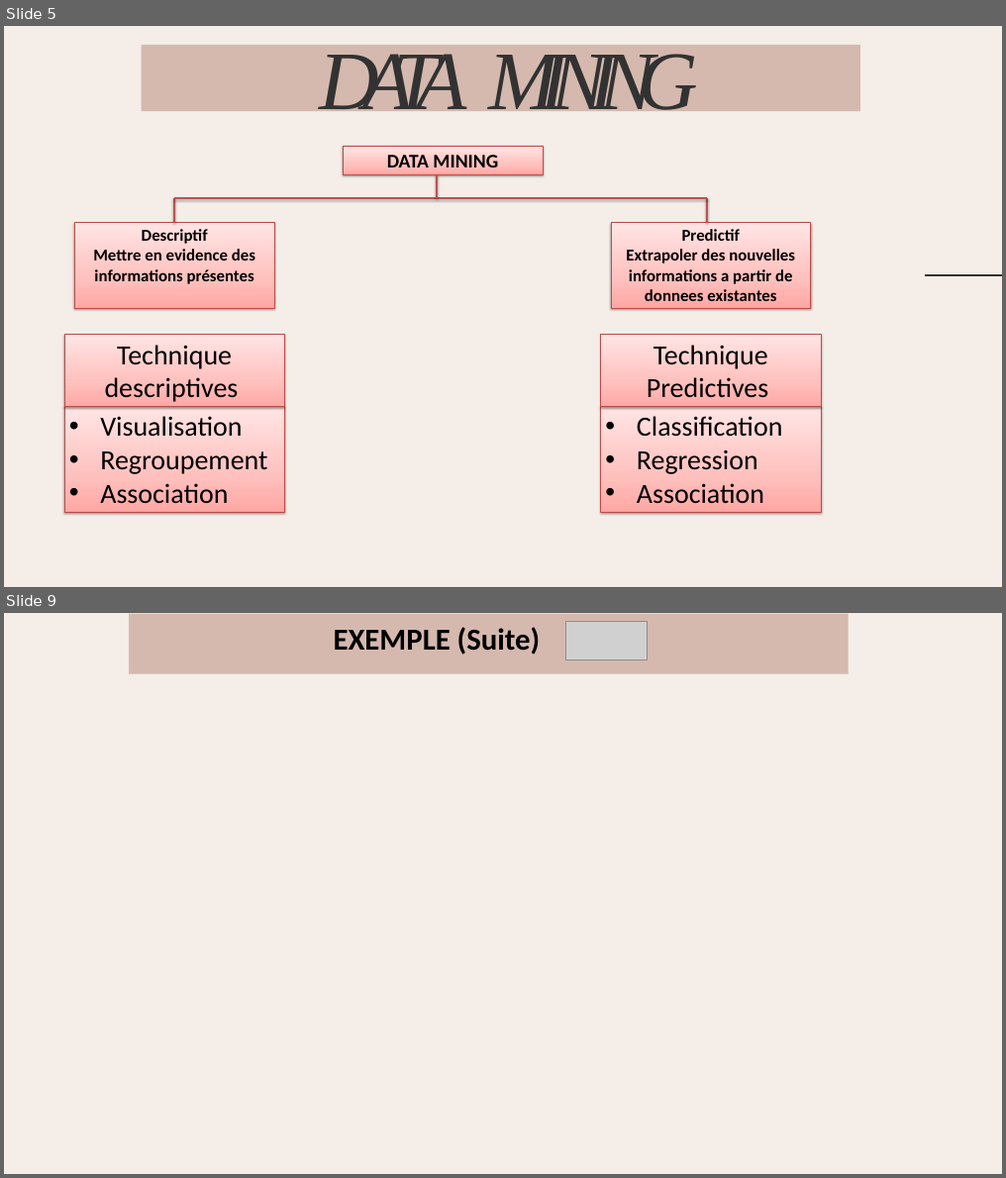
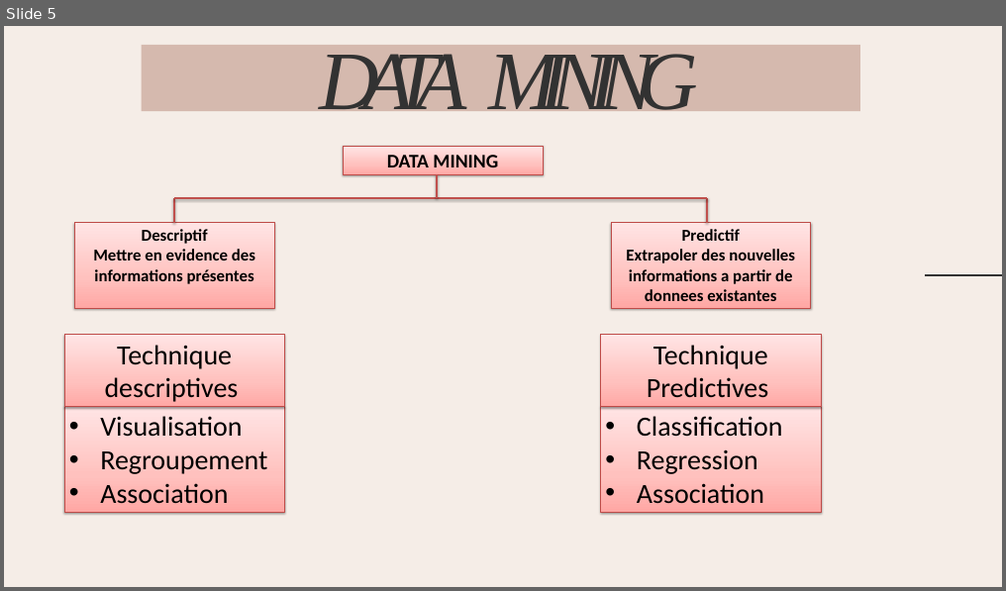
Before and after one commit to wassila90/projetADS, a slide deck: Présentation_Regles_association.pptx. Shown one above the other, each under a label of ours: slides 5 and 9 before the commit, slide 5 after it; the slides between them are not shown. The pictures are 1006x1178 and 1006x591 pixels, drawn with LibreOffice and Linux fonts; fonts in the diff are those of the drawing; grey boxes stand for pictures. Boxes give left, top, right and bottom in pixels: in the first picture for what was removed or moved away, otherwise in the second. Text is boxed around its words. In the diff, an @@ line names an element or a change of style, - is before the commit and + after.

```diff
--- a/Présentation_Regles_association.pptx
+++ b/Présentation_Regles_association.pptx
@@ slide 9 removed at [4,613,1002,1174], background #FFFFFF @@
@@ freeform shape removed at [5,613,1002,1174] @@
@@ freeform shape removed at [129,614,847,673] @@
@@ text removed at [334,627,541,655] @@
-EXEMPLE (Suite)
@@ picture removed at [565,622,647,660] @@
```
Also in this commit, not shown: 3 slides changed, 6 slides added, 4 other slides removed.
